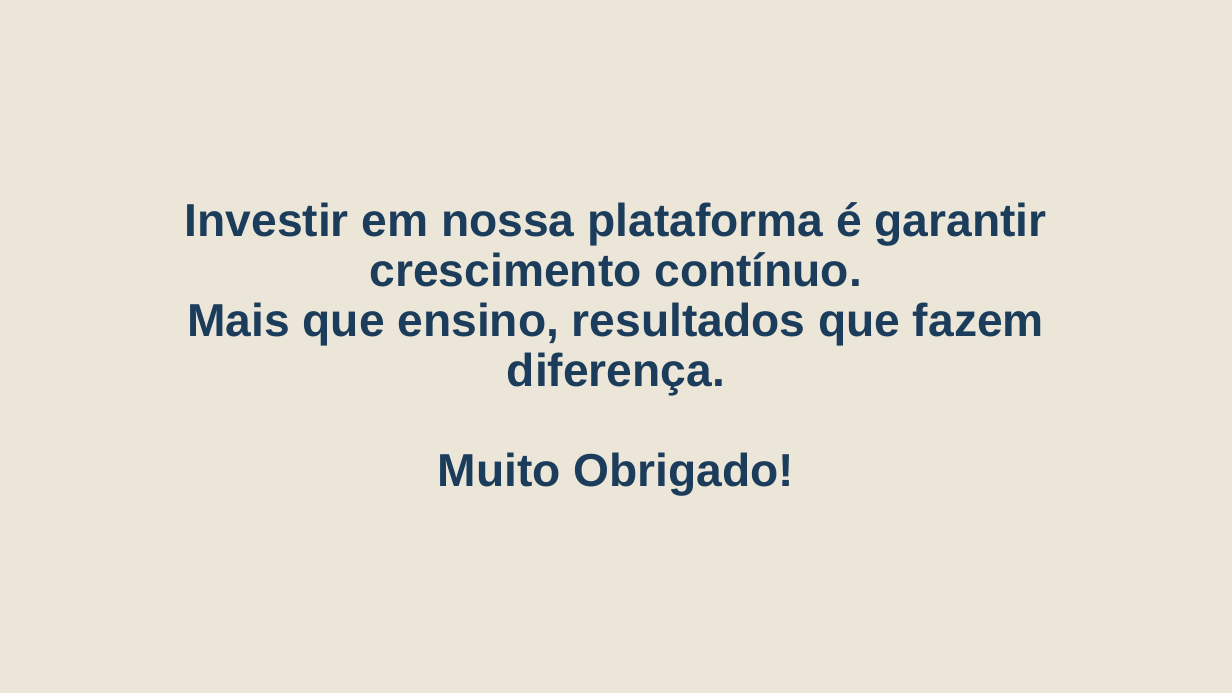
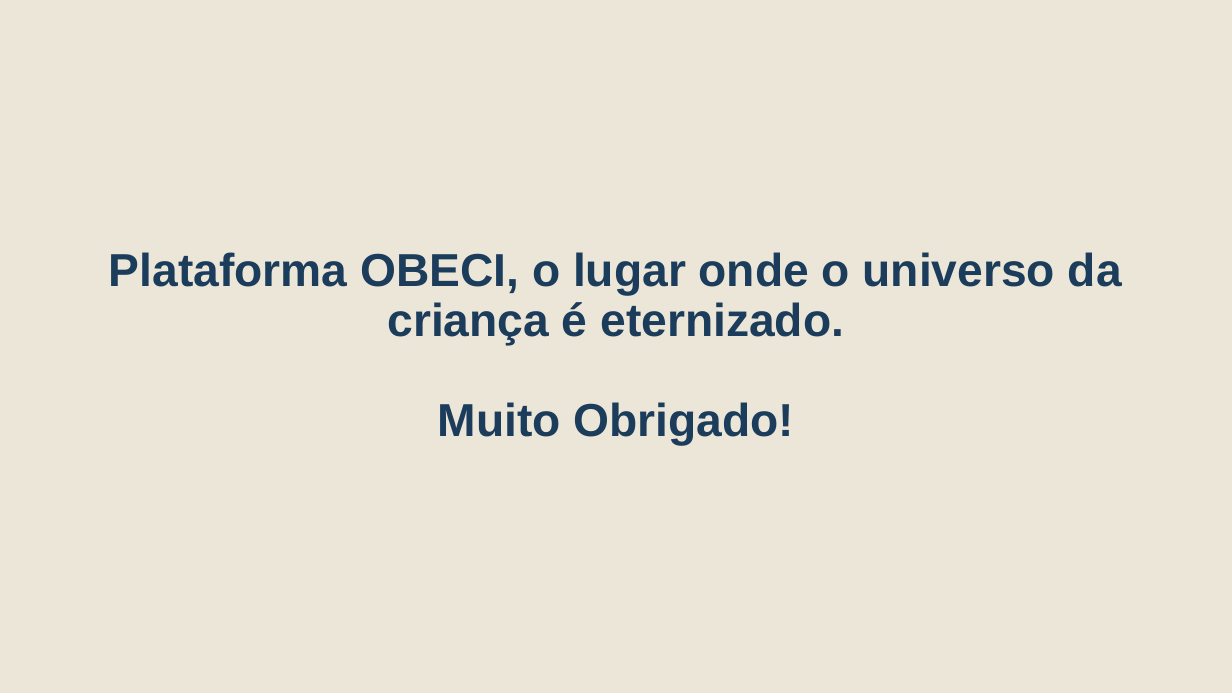
Before and after one commit to sandrorobertojunior/-ENTREGA-FINAL-BRISA, a slide deck: slide 7 of documentos/Apresentação Final do Projeto.pptx. Drawn at 1232x693 pixels with LibreOffice and Linux fonts; fonts in the diff are those of the drawing. Boxes give left, top, right and bottom in pixels: in the first picture for what was removed or moved away, otherwise in the second. Text is boxed around its words. In the diff, an @@ line names an element or a change of style, - is before the commit and + after.

```diff
--- a/documentos/Apresentação Final do Projeto.pptx
+++ b/documentos/Apresentação Final do Projeto.pptx
@@ title at [109, 252, 1122, 346]: text changed @@
-Investir em nossa plataforma é garantir crescimento contínuo.
-Mais que ensino, resultados que fazem diferença.
+Plataforma OBECI, o lugar onde o universo da criança é eternizado.
```
Also in this commit, not shown: 2 other slides changed.
